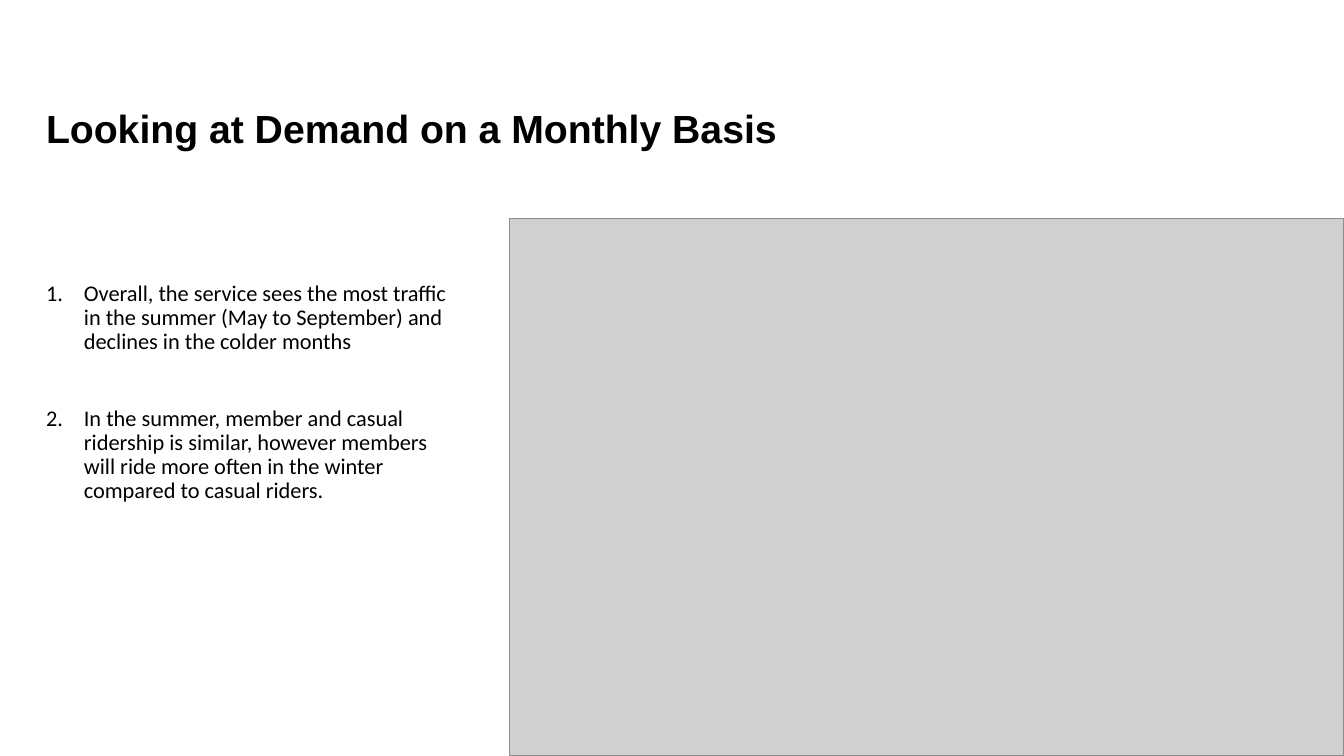
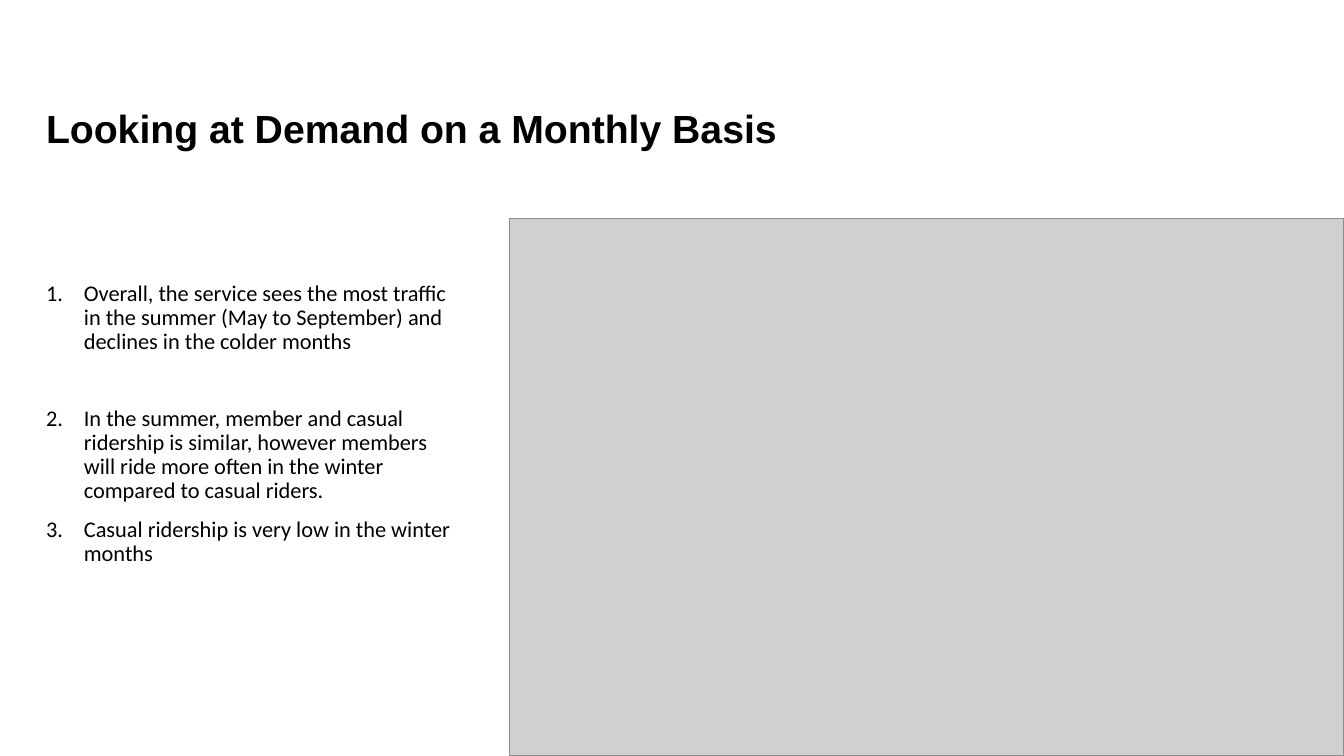
Before and after one commit to jason-heller/Rideshare-Case-Study, a slide deck: slide 8 of analysis_presentation.pptx (slide 6 before the commit). Drawn at 1344x756 pixels with LibreOffice and Linux fonts; fonts in the diff are those of the drawing; grey boxes stand for pictures. Boxes give left, top, right and bottom in pixels: in the first picture for what was removed or moved away, otherwise in the second. Text is boxed around its words. In the diff, an @@ line names an element or a change of style, - is before the commit and + after.

```diff
--- a/analysis_presentation.pptx
+++ b/analysis_presentation.pptx
@@ text at <box>84,521,450,561</box>: paragraph added @@
+3. Casual ridership is very low in the winter months
```
Also in this commit, not shown: 2 other slides changed, 6 slides added.
